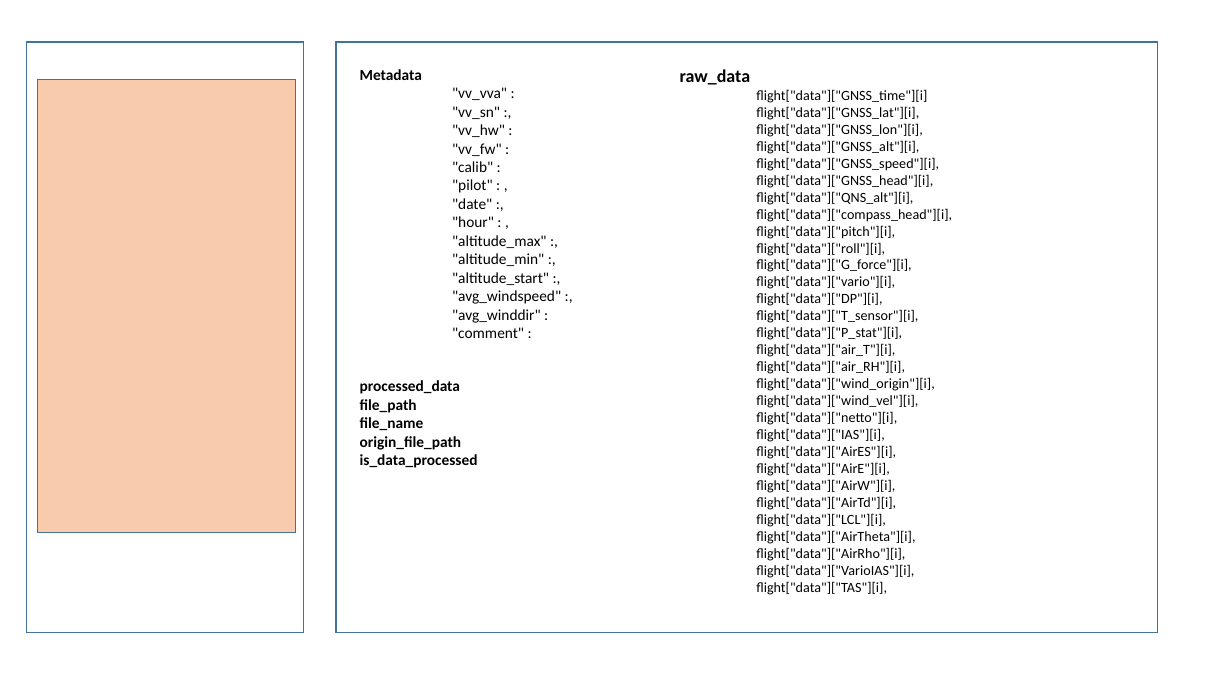
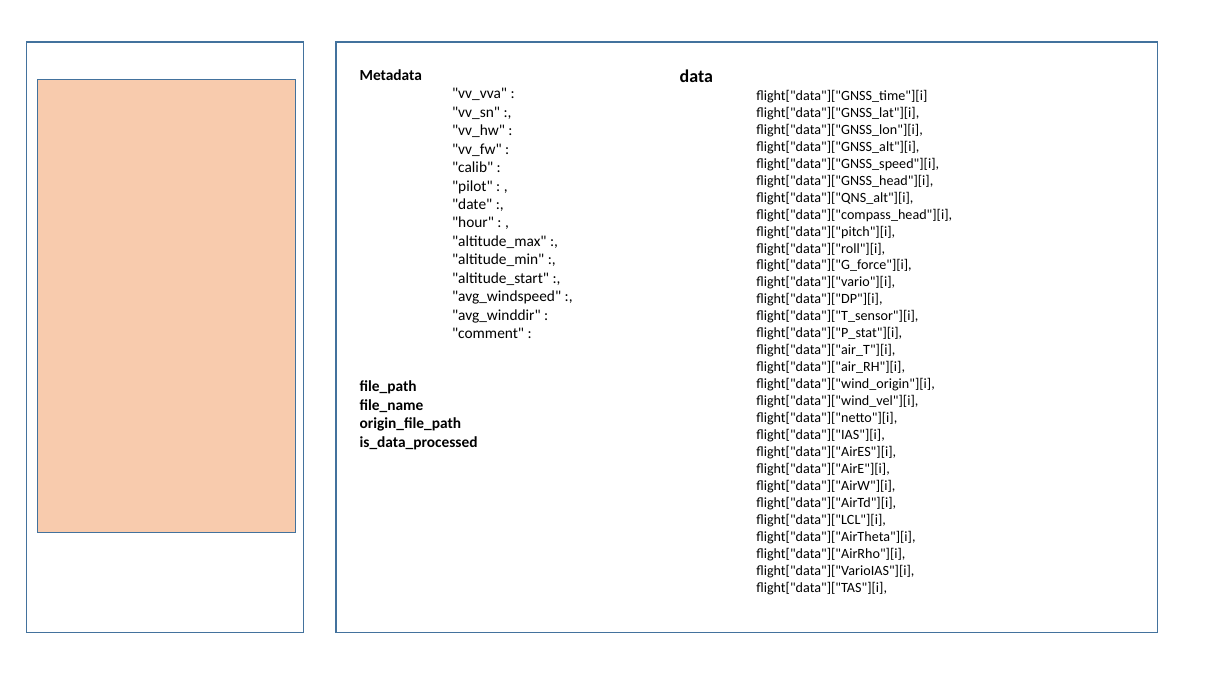
Before and after one commit to TheGoodWeather/Vector-Vario-Analyzer, a slide deck: slide 2 of ressources/code.pptx. Drawn at 1232x693 pixels with LibreOffice and Linux fonts; fonts in the diff are those of the drawing. Boxes give left, top, right and bottom in pixels: in the first picture for what was removed or moved away, otherwise in the second. Text is boxed around its words. In the diff, an @@ line names an element or a change of style, - is before the commit and + after.

```diff
--- a/ressources/code.pptx
+++ b/ressources/code.pptx
@@ text at <box>680,69,713,82</box>: text changed @@
-raw_data
+data
@@ text at <box>360,380,460,394</box>: paragraph removed @@
-processed_data
```
Also in this commit, not shown: 10 other files.
